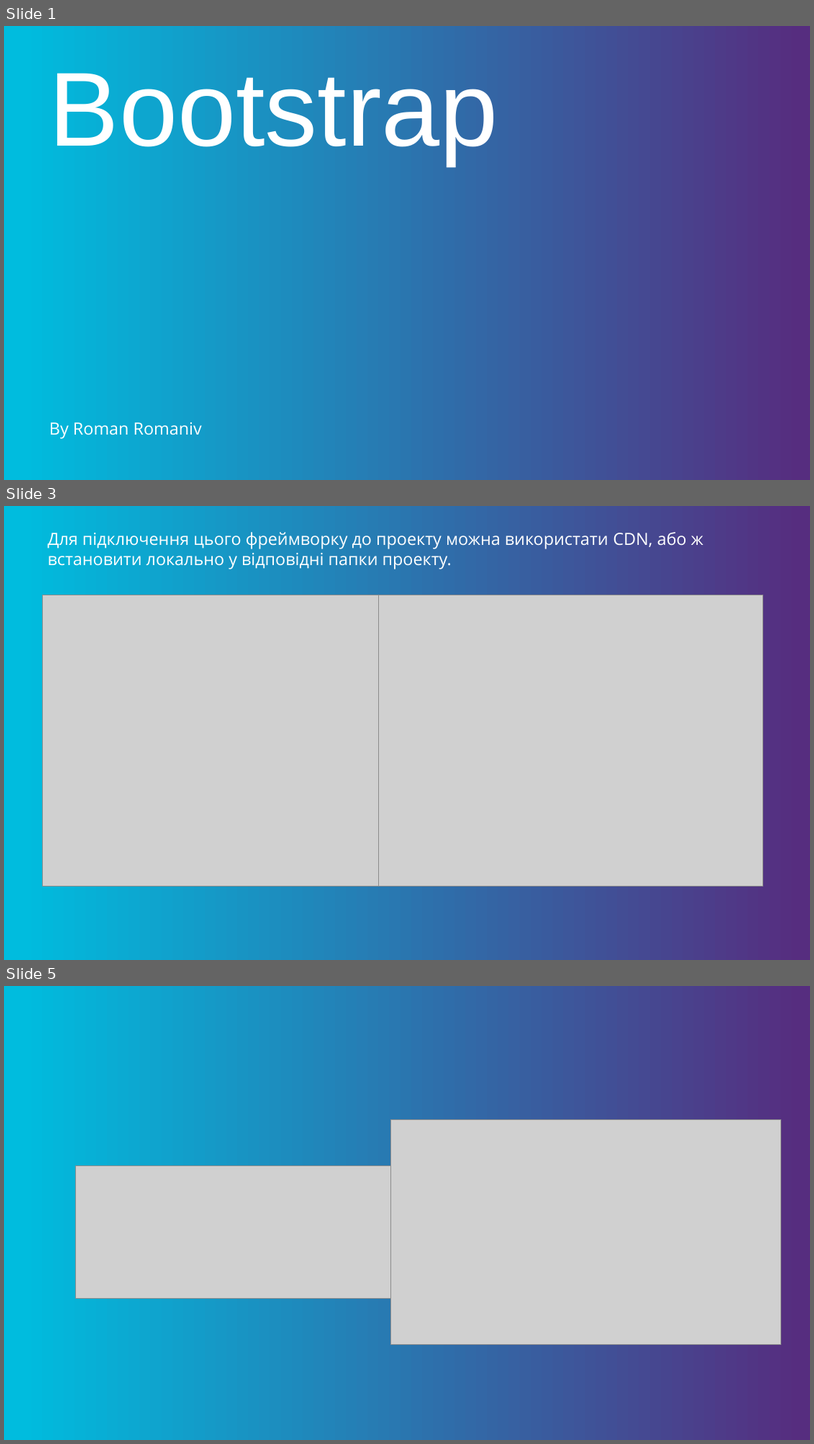
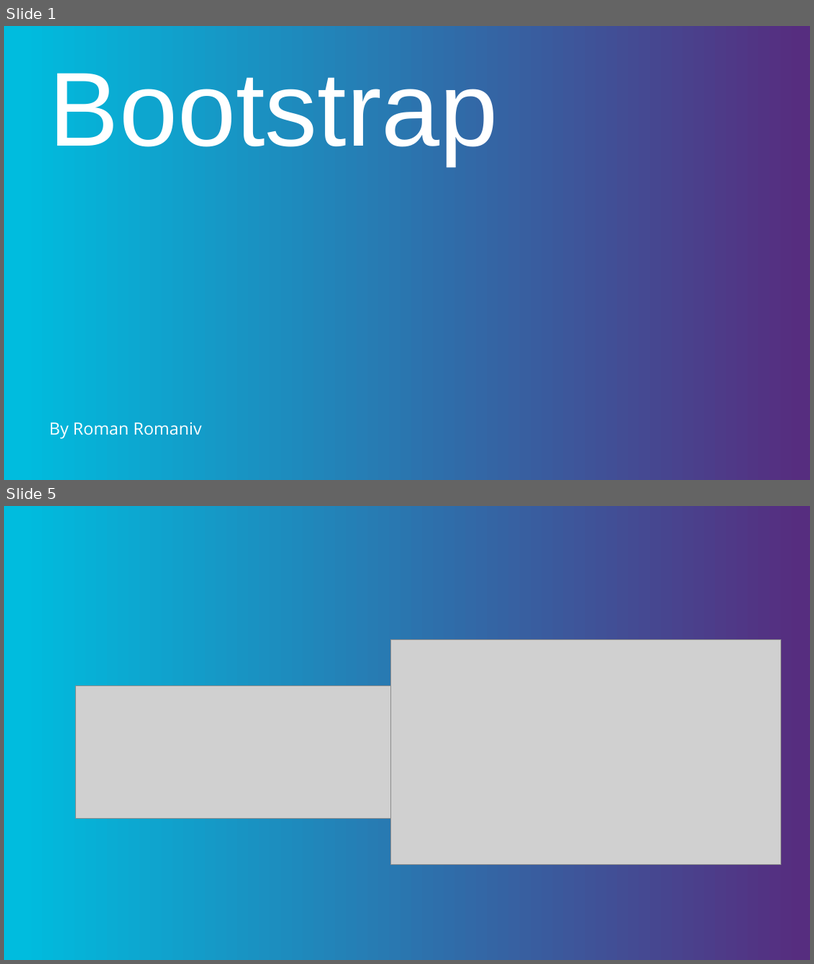
Before and after one commit to moran711/presentations, a slide deck: bootstrap/bootstrap.pptx. Shown one above the other, each under a label of ours: slides 1, 3 and 5 before the commit, slides 1 and 5 after it; the slides between them are not shown. The pictures are 814x1444 and 814x964 pixels, drawn with LibreOffice and Linux fonts; fonts in the diff are those of the drawing; grey boxes stand for pictures; background and template pictures are left out. Boxes give left, top, right and bottom in pixels: in the first picture for what was removed or moved away, otherwise in the second. Text is boxed around its words. In the diff, an @@ line names an element or a change of style, - is before the commit and + after.

```diff
--- a/bootstrap/bootstrap.pptx
+++ b/bootstrap/bootstrap.pptx
@@ slide 3 removed at <box>4,506,810,960</box>, background gradient #562D7F to #00BCDE @@
@@ text removed at <box>48,532,704,569</box> @@
-Для підключення цього фреймворку до проекту можна використати CDN, або ж встановити локально у відповідні папки проекту.
@@ picture removed at <box>43,595,379,886</box> @@
@@ picture removed at <box>379,595,764,886</box> @@
```
Also in this commit, not shown: 4 slides changed, 5 slides added, 4 other slides removed, 1 other file.
